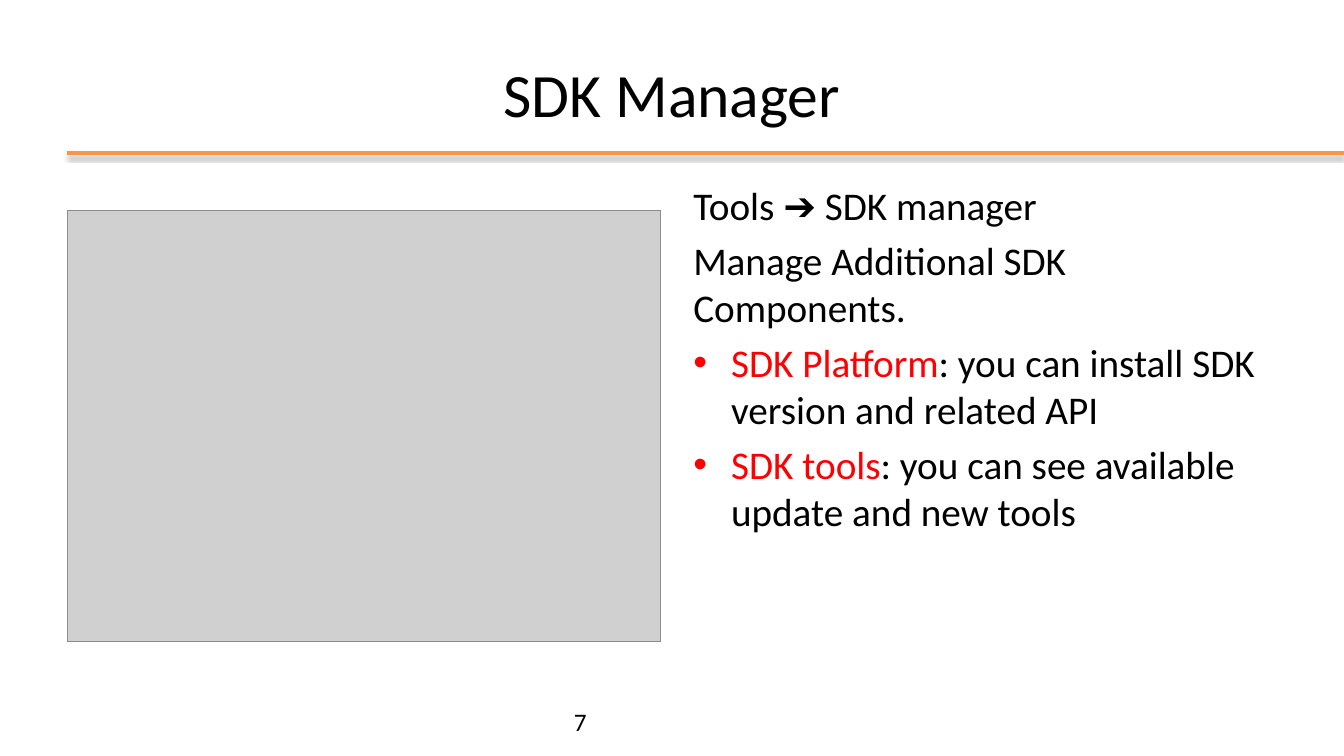
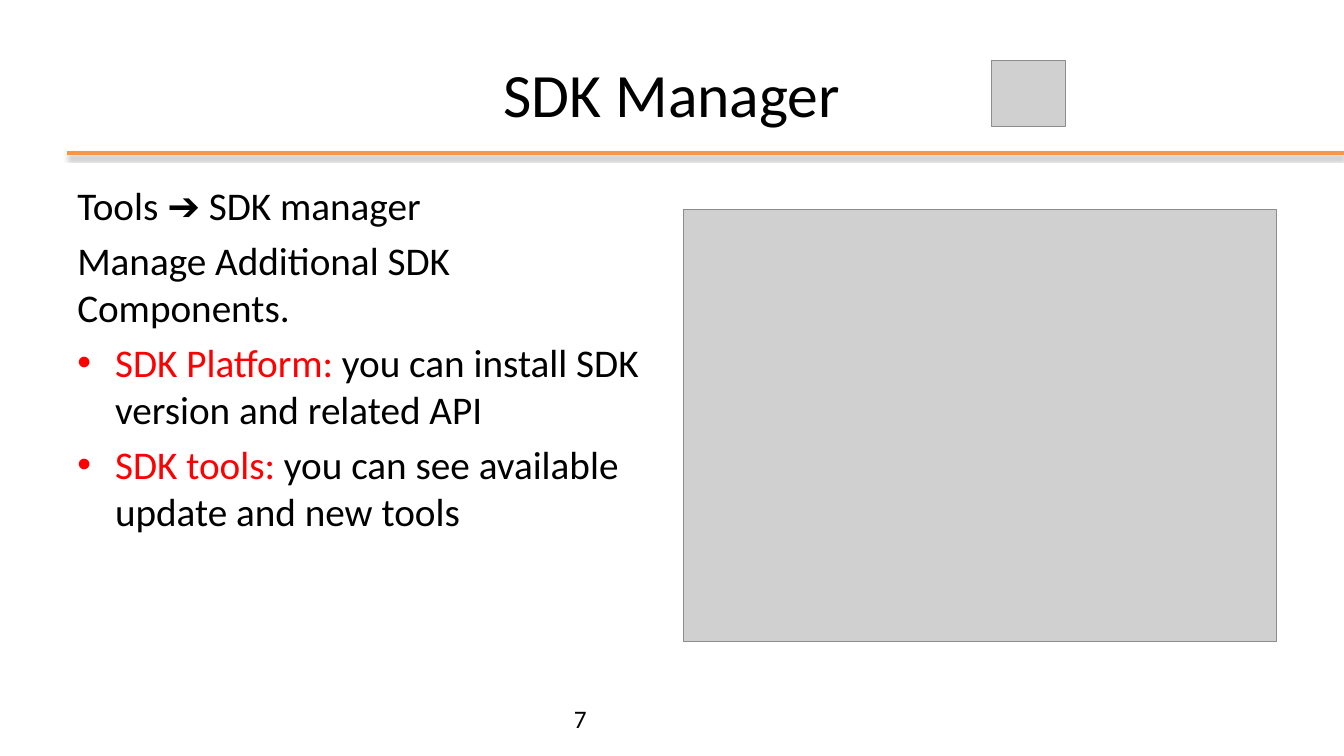
Before and after one commit to kevinmala00/ATTIVITA-PROGETTUALE, a slide deck: slide 7 of slides/02 - Android Studio.pptx. Drawn at 1344x756 pixels with LibreOffice and Linux fonts; fonts in the diff are those of the drawing; grey boxes stand for pictures; background and template pictures are left out. Boxes give left, top, right and bottom in pixels: in the first picture for what was removed or moved away, otherwise in the second. Text is boxed around its words. In the diff, an @@ line names an element or a change of style, - is before the commit and + after.

```diff
--- a/slides/02 - Android Studio.pptx
+++ b/slides/02 - Android Studio.pptx
@@ picture added at (991,60,1065,126) @@
@@ text "Tools ➔ SDK manager": place and size @@
-text "Tools ➔ SDK manager" at (693,192,1254,533)
+text "Tools ➔ SDK manager" at (77,192,638,533)
@@ picture: place and size @@
-picture at (68,211,661,642)
+picture at (684,210,1277,641)
@@ text at (115,349,638,533): text colour #000000 to #FF0000 in "Platform:", "tools:" @@
@@ page number at (574,711,587,728): line spacing 1 to 0.9; more space between paragraphs @@
```
Also in this commit, not shown: 21 other slides changed, 15 slides added, 8 slides removed.
